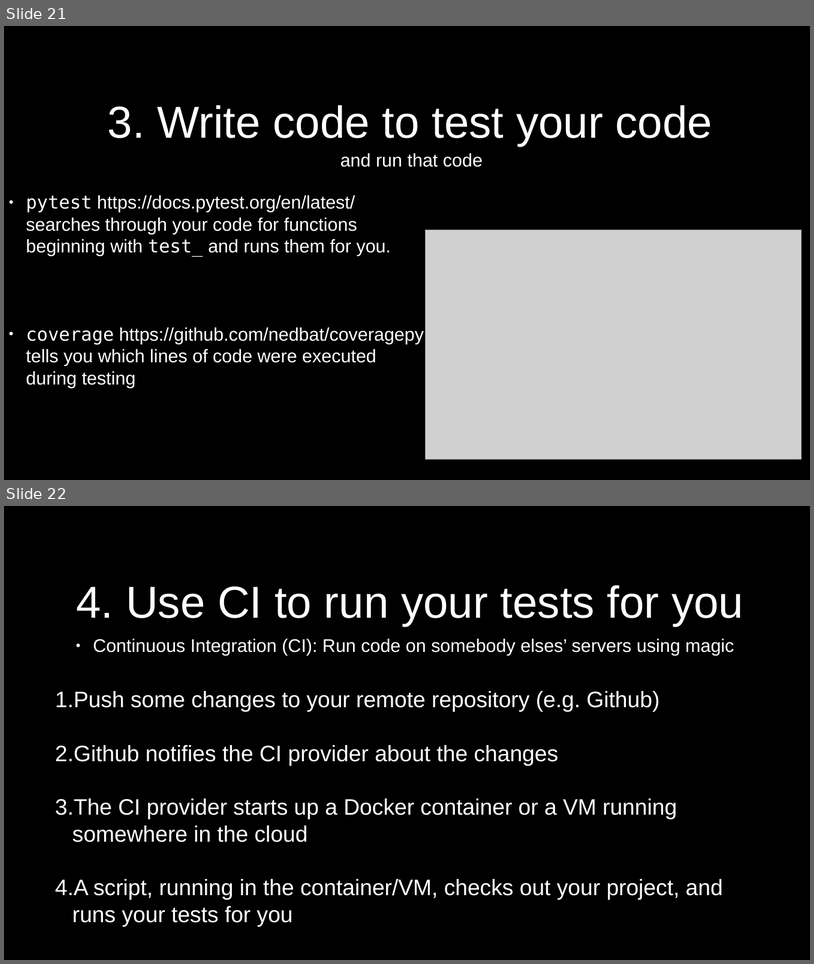
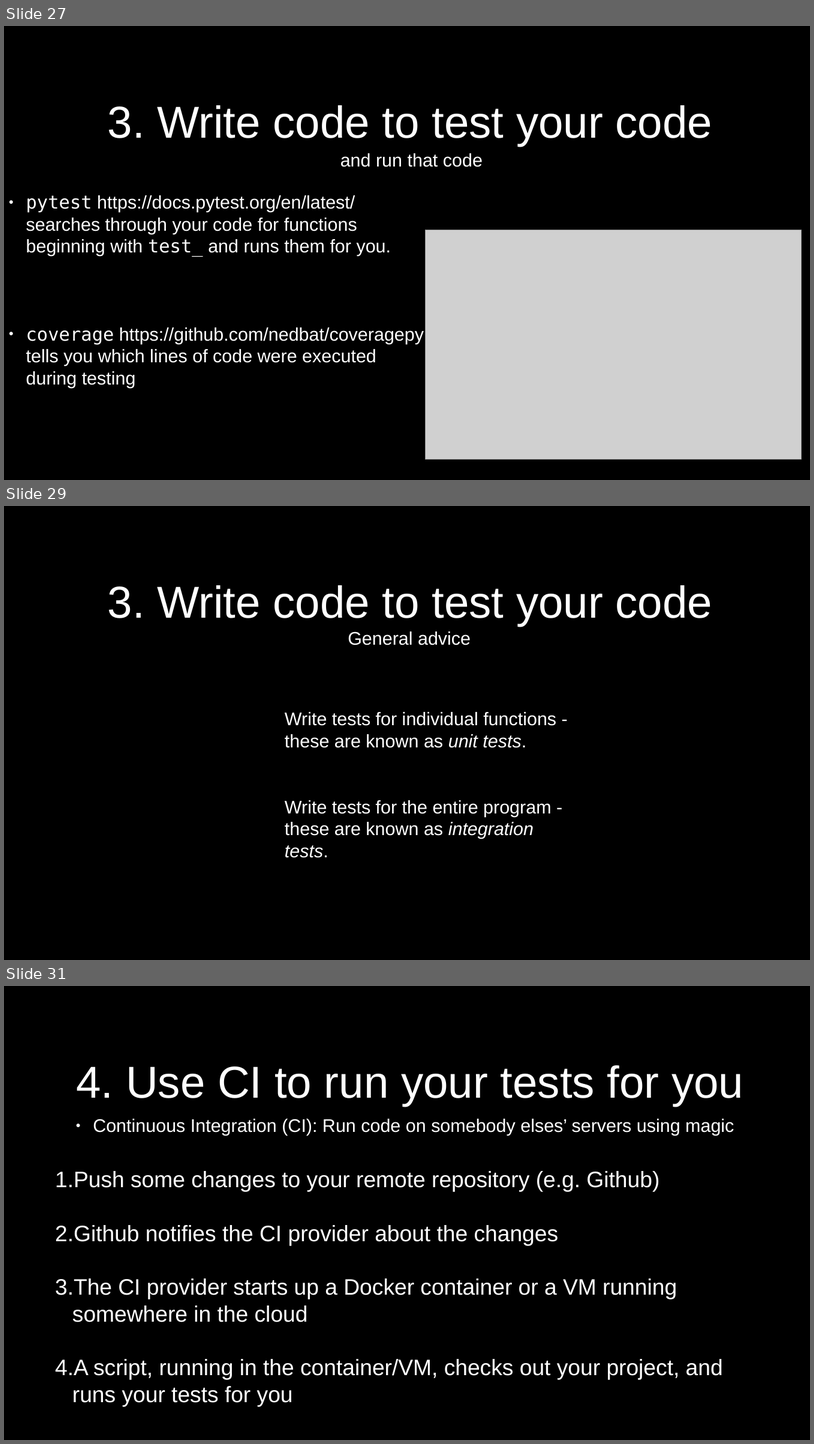
Before and after one commit to pauldmccarthy/fmrib-analysis-group-31-march-2020, a slide deck: presentation/presentation.odp. Shown one above the other, each under a label of ours: slides 21 and 22 before the commit, slides 27, 29 and 31 after it; the slides between them are not shown. The pictures are 814x964 and 814x1444 pixels, drawn with LibreOffice and Linux fonts; fonts in the diff are those of the drawing; grey boxes stand for pictures. Boxes give left, top, right and bottom in pixels: in the first picture for what was removed or moved away, otherwise in the second. Text is boxed around its words. In the diff, an @@ line names an element or a change of style, - is before the commit and + after.

```diff
--- a/presentation/presentation.odp
+++ b/presentation/presentation.odp
@@ slide 29 added at (4, 506, 810, 960), background #000000 @@
@@ title added at (108, 585, 713, 626), 44 pt, text #FFFFFF @@
+3. Write code to test your code
@@ title added at (348, 631, 471, 645), 18 pt, text #FFFFFF @@
+General advice
@@ text added at (285, 712, 557, 858), 18 pt, text #FFFFFF @@
+Write tests for individual functions - these are known as unit tests.
+Write tests for the entire program - these are known as integration tests.
@@ what was slide 21 is now slide 27 @@
@@ what was slide 22 is now slide 31 @@
```
Also in this commit, not shown: 5 slides changed, 9 other slides added, 1 other file.
